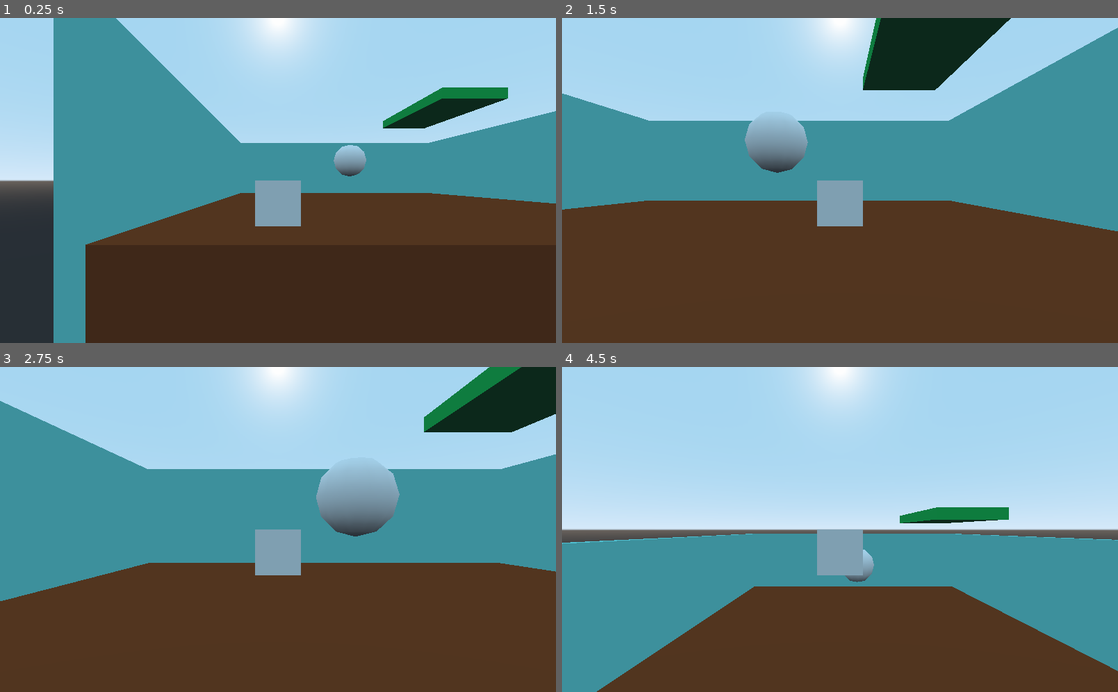
Above: before the commit, frames 1-4 (two rows, left to right).
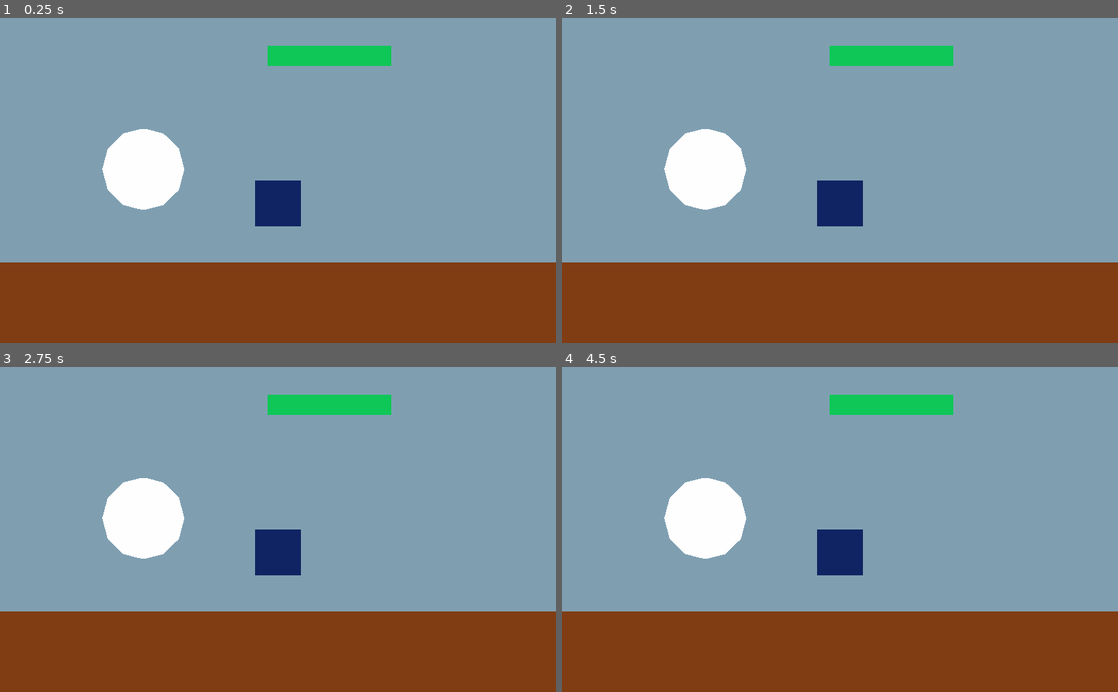
Above: after the commit, the same moments.

Repository: tessman322/Reiya
Game: Godot game, scene res://Level 1/level 1.tscn
Two runs of this game, one before a commit and one after it. Both use one fixed random seed, a clock stepped at 60 frames per second and the inputs below.
Inputs:
- Up to frame 1 (0.25 s): no input
- Up to frame 2 (1.5 s): tap Enter at 0.5 s; hold D (move_right, bound only before the commit) 0.53-1.28 s; hold W (move_in, bound only before the commit) 0.53-1.28 s; tap Space (jump, bound only before the commit) at 0.77, 1.07 s; tap S (move_out, bound only before the commit) at 0.8, 1.35 s; hold A (move_left, bound only before the commit) from 1.28 s (still down)
- Up to frame 3 (2.75 s): tap Space (jump, bound only before the commit) at 1.52, 1.55, 1.82 s; release A (move_left, bound only before the commit) at 2.03 s; hold D (move_right, bound only before the commit) from 2.03 s (still down); hold Space (jump, bound only before the commit) from 2.03 s (still down); tap W (move_in, bound only before the commit) at 2.3 s
- Up to frame 4 (4.5 s): release Space (jump, bound only before the commit) at 2.78 s; tap W (move_in, bound only before the commit) at 2.85, 4.35 s; tap Space (jump, bound only before the commit) at 3.02, 3.32, 3.77, 3.8, 4.07 s; tap S (move_out, bound only before the commit) at 3.05 s; release D (move_right, bound only before the commit) at 3.53 s; hold S (move_out, bound only before the commit) 3.53-4.28 s; hold A (move_left, bound only before the commit) from 3.53 s (still down)

The runs differ from the first frame. In frame 1, 100% of the frame differs, in the area x 0-100%, y 0-100%; in frame 2, 99%; in frame 3, 99%; in frame 4, 100%.

Commit message:
Add files via upload

Diff:
--- a/Level 1/level 1.tscn
+++ b/Level 1/level 1.tscn
@@ -1,11 +1,14 @@
-[gd_scene load_steps=9 format=2]
+[gd_scene load_steps=11 format=2]
 
-[ext_resource path="res://Shaders/wall shader.tres" type="Material" id=1]
 [ext_resource path="res://Shaders/floor.tres" type="Material" id=2]
 [ext_resource path="res://Unnamed Hero/player scene.tscn" type="PackedScene" id=3]
 
 [sub_resource type="SpatialMaterial" id=1]
+flags_unshaded = true
 albedo_color = Color( 0.0627451, 0.784314, 0.345098, 1 )
+
+[sub_resource type="SpatialMaterial" id=6]
+flags_unshaded = true
 
 [sub_resource type="BoxShape" id=2]
 
@@ -15,35 +18,37 @@
 
 [sub_resource type="SphereShape" id=5]
 
+[sub_resource type="CubeMesh" id=7]
+
+[sub_resource type="SpatialMaterial" id=8]
+flags_unshaded = true
+albedo_color = Color( 0.0666667, 0.145098, 0.392157, 1 )
+
 [node name="Spatial" type="Spatial"]
 
 [node name="Meshes" type="CSGCombiner" parent="."]
 
+[node name="Cross-section" type="CSGBox" parent="Meshes"]
+transform = Transform( 30, 0, 0, 0, 20, 0, 0, 0, 14.6575, 6.52053, 4.95556, -21.5042 )
+
 [node name="Floor" type="CSGBox" parent="Meshes"]
-transform = Transform( 15, 0, 0, 0, 2, 0, 0, 0, 15, 0, 0, 0 )
+transform = Transform( 50, 0, 0, 0, 2, 0, 0, 0, 50, 0, 0, 0 )
+operation = 2
 material = ExtResource( 2 )
-
-[node name="Wall2" type="CSGBox" parent="Meshes"]
-transform = Transform( -2.44381e-06, 0, 0.5, 0, 6, 0, -15, 0, -8.14603e-08, -15.5, 4, 0 )
-material = ExtResource( 1 )
-
-[node name="Wall3" type="CSGBox" parent="Meshes"]
-transform = Transform( 15, 0, 0, 0, 6, 0, -1.13687e-13, 0, 0.5, 0, 4, -15.5 )
-material = ExtResource( 1 )
-
-[node name="Wall4" type="CSGBox" parent="Meshes"]
-transform = Transform( -2.44381e-06, 0, 0.5, 0, 6, 0, -15, 0, -8.14603e-08, 15.5, 4, 0 )
-material = ExtResource( 1 )
 
 [node name="Platform" type="CSGBox" parent="Meshes"]
 transform = Transform( -3, -7.54979e-08, 0, 4.52987e-07, -0.5, 0, 0, 0, 6, 9, 12, -5 )
+operation = 2
 material = SubResource( 1 )
 
 [node name="Ball" type="CSGSphere" parent="Meshes"]
 transform = Transform( 2, 0, 0, 0, 2, 0, 0, 0, 2, 0, 6.5, -7 )
+operation = 2
+radial_segments = 17
+material = SubResource( 6 )
 
 [node name="Floor" type="StaticBody" parent="."]
-transform = Transform( 15, 0, 0, 0, 2, 0, 0, 0, 15, 0, 0, 0 )
+transform = Transform( 50, 0, 0, 0, 2, 0, 0, 0, 50, 0, 0, 0 )
 
 [node name="CollisionShape" type="CollisionShape" parent="Floor"]
 shape = SubResource( 2 )
@@ -108,7 +113,16 @@
 remote_path = NodePath("../../Meshes/Ball")
 
 [node name="Player" parent="." instance=ExtResource( 3 )]
-transform = Transform( 1, 0, 0, 0, 1, 0, 0, 0, 0.330618, -9.01175, 4.95556, 11.7001 )
+transform = Transform( 1, 0, 0, 0, 1, 0, 0, 0, 0.330618, 6.52053, 4.95556, -6.13028 )
 
 [node name="Camera" type="Camera" parent="Player"]
-transform = Transform( 1, 0, 0, 0, 1, 0, 0, 0, 1, 0, 1, 31.846 )
+transform = Transform( 1, 0, 0, 0, 1, 0, 0, 0, 3.02464, 0, 1, 31.846 )
+
+[node name="RemoteTransform" type="RemoteTransform" parent="Player"]
+transform = Transform( 30, 0, 0, 0, 20, 0, 0, 0, 44.3336, 0, 0, -46.5007 )
+remote_path = NodePath("../../Meshes/Cross-section")
+
+[node name="CSGMesh" type="CSGMesh" parent="Player"]
+transform = Transform( 1, 0, 0, 0, 1, 0, 0, 0, 1, 0, 0, 0 )
+mesh = SubResource( 7 )
+material = SubResource( 8 )
--- a/Shaders/floor.tres
+++ b/Shaders/floor.tres
@@ -1,4 +1,5 @@
 [gd_resource type="SpatialMaterial" format=2]
 
 [resource]
+flags_unshaded = true
 albedo_color = Color( 0.505882, 0.243137, 0.0823529, 1 )
--- a/Shaders/wall shader.tres
+++ b/Shaders/wall shader.tres
@@ -1,4 +1,5 @@
 [gd_resource type="SpatialMaterial" format=2]
 
 [resource]
+flags_unshaded = true
 albedo_color = Color( 0.494118, 0.909804, 0.882353, 1 )
--- a/Unnamed Hero/player.gd
+++ b/Unnamed Hero/player.gd
@@ -1,63 +1,16 @@
 extends KinematicBody
-var MAX_Speed:int=30
-var acceleration:int=120
-var jumpforce:int=55
-var gravity:int=180
-
-var last_axis_x:int=0
-var last_axis_z:int=0
-var velocity:Vector3=Vector3.ZERO
-
-func _physics_process(delta):
-	var axis=get_input_axis()
-	if axis==Vector3.ZERO:
-		apply_friction(acceleration*delta)
-	else:
-		apply_movement(axis,acceleration*delta)
-	velocity.y-=gravity*delta
-	if is_on_floor():
-		if Input.is_action_pressed("jump"):
-			velocity.y+=jumpforce
-	print(velocity.length())
-	velocity=move_and_slide(velocity,Vector3.UP)
 
 
-func get_input_axis():
-	var axis=Vector3.ZERO
-	if Input.is_action_pressed("move_right") and not Input.is_action_pressed("move_left"):
-		axis.x=1
-		last_axis_x=1
-	if Input.is_action_pressed("move_left") and not Input.is_action_pressed("move_right"):
-		axis.x=-1
-		last_axis_x=-1
-	if Input.is_action_pressed("move_out") and not Input.is_action_pressed("move_in"):
-		axis.z=1
-		last_axis_z=1
-	if Input.is_action_pressed("move_in") and not Input.is_action_pressed("move_out"):
-		axis.z=-1
-		last_axis_z=-1
-	if Input.is_action_pressed("move_out") and Input.is_action_pressed("move_in"):
-		axis.z=-last_axis_z
-	if Input.is_action_pressed("move_left") and Input.is_action_pressed("move_right"):
-		axis.x=-last_axis_x
-	return axis.normalized()
+# Declare member variables here. Examples:
+# var a = 2
+# var b = "text"
 
-func apply_friction(fr_amount):
-	if sqrt((velocity.x*velocity.x)+(velocity.z*velocity.z))>fr_amount:
-		velocity.x-=(velocity.sign().x)*fr_amount
-		velocity.z-=(velocity.sign().z)*fr_amount
-	else:
-		velocity.x=0
-		velocity.z=0
 
-func apply_movement(axis,accl_amount):
-	velocity.x+=axis.x*accl_amount
-	velocity.z+=axis.z*accl_amount
-	if sqrt((velocity.x*velocity.x)+(velocity.z*velocity.z))>MAX_Speed:
-		if velocity.x==0:
-			velocity.z=axis.z*MAX_Speed
-		elif velocity.z==0:
-			velocity.x=axis.x*MAX_Speed
-		else:
-			velocity.x=axis.x*MAX_Speed/1.414
-			velocity.z=axis.z*MAX_Speed/1.414
+# Called when the node enters the scene tree for the first time.
+func _ready():
+	pass # Replace with function body.
+
+
+# Called every frame. 'delta' is the elapsed time since the previous frame.
+#func _process(delta):
+#	pass
--- a/project.godot
+++ b/project.godot
@@ -23,34 +23,6 @@
 
 window/vsync/use_vsync=false
 
-[input]
-
-move_left={
-"deadzone": 0.5,
-"events": [ Object(InputEventKey,"resource_local_to_scene":false,"resource_name":"","device":0,"alt":false,"shift":false,"control":false,"meta":false,"command":false,"pressed":false,"scancode":65,"unicode":0,"echo":false,"script":null)
- ]
-}
-move_right={
-"deadzone": 0.5,
-"events": [ Object(InputEventKey,"resource_local_to_scene":false,"resource_name":"","device":0,"alt":false,"shift":false,"control":false,"meta":false,"command":false,"pressed":false,"scancode":68,"unicode":0,"echo":false,"script":null)
- ]
-}
-jump={
-"deadzone": 0.5,
-"events": [ Object(InputEventKey,"resource_local_to_scene":false,"resource_name":"","device":0,"alt":false,"shift":false,"control":false,"meta":false,"command":false,"pressed":false,"scancode":32,"unicode":0,"echo":false,"script":null)
- ]
-}
-move_in={
-"deadzone": 0.5,
-"events": [ Object(InputEventKey,"resource_local_to_scene":false,"resource_name":"","device":0,"alt":false,"shift":false,"control":false,"meta":false,"command":false,"pressed":false,"scancode":87,"unicode":0,"echo":false,"script":null)
- ]
-}
-move_out={
-"deadzone": 0.5,
-"events": [ Object(InputEventKey,"resource_local_to_scene":false,"resource_name":"","device":0,"alt":false,"shift":false,"control":false,"meta":false,"command":false,"pressed":false,"scancode":83,"unicode":0,"echo":false,"script":null)
- ]
-}
-
 [rendering]
 
 environment/default_environment="res://default_env.tres"
